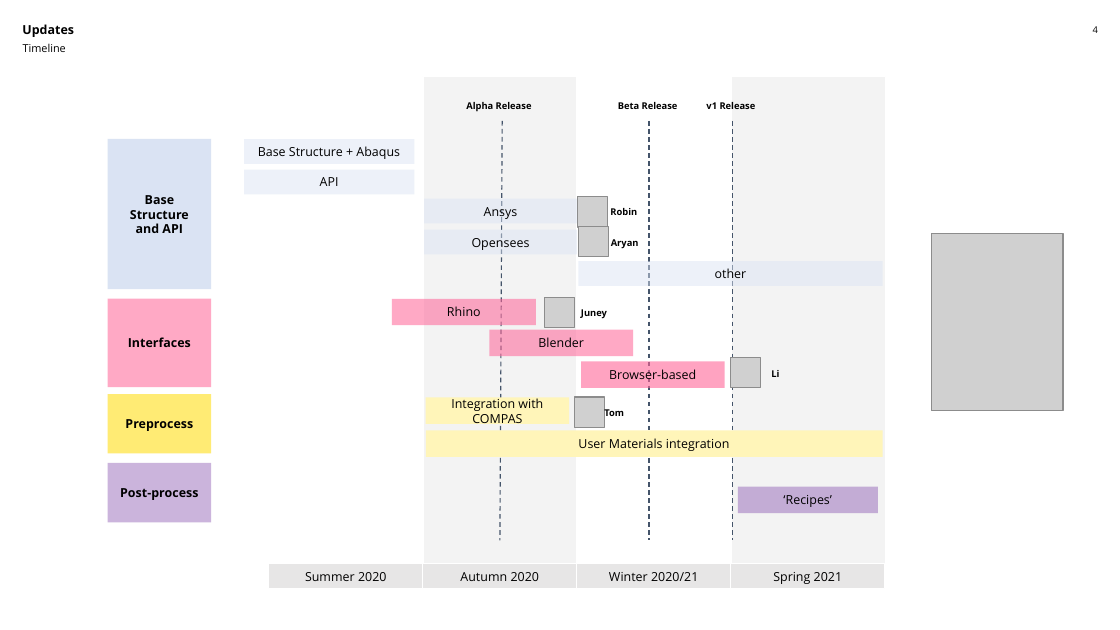
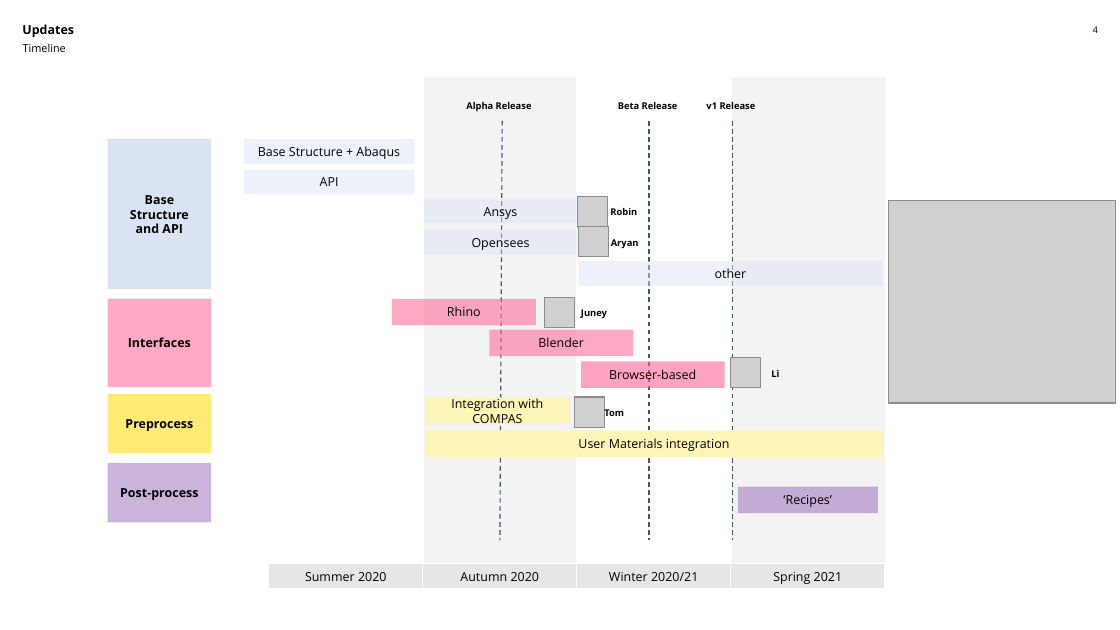
Before and after one commit to compas-dev/compas_fea2, a slide deck: slide 4 of data/Overview/200928fr_fea2_overview.pptx. Drawn at 1120x630 pixels with LibreOffice and Linux fonts; fonts in the diff are those of the drawing; grey boxes stand for pictures. Boxes give left, top, right and bottom in pixels: in the first picture for what was removed or moved away, otherwise in the second. Text is boxed around its words. In the diff, an @@ line names an element or a change of style, - is before the commit and + after.

```diff
--- a/data/Overview/200928fr_fea2_overview.pptx
+++ b/data/Overview/200928fr_fea2_overview.pptx
@@ picture added at bbox=[888, 200, 1116, 403] @@
@@ picture removed at bbox=[931, 233, 1063, 410] @@
```
Also in this commit, not shown: 1 slide added, 1 slide removed, 1 other file.
